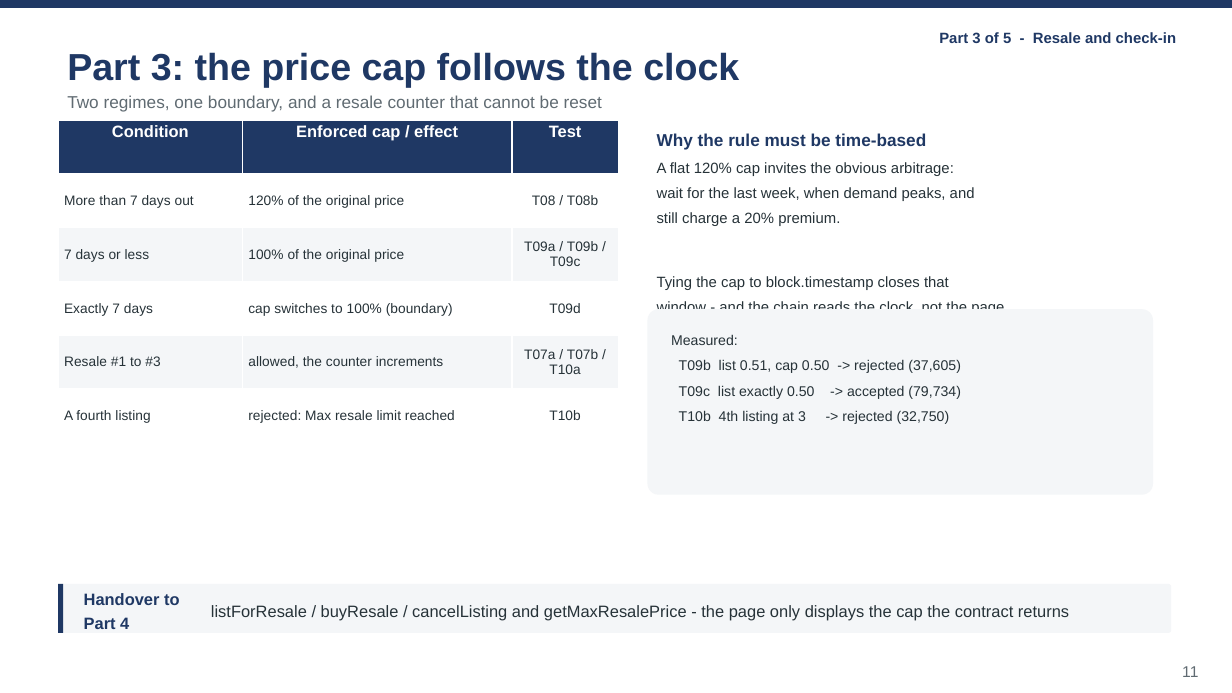
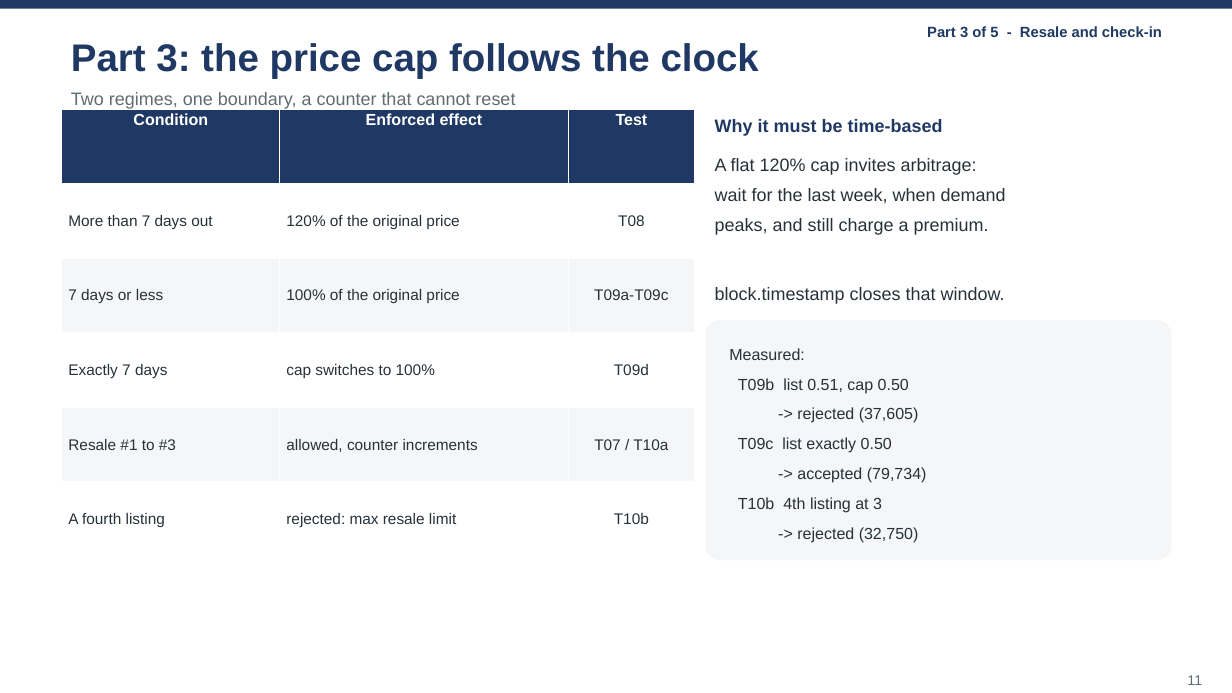
Before and after one commit to wangzai-dao/FTEC5520_AntiScalping, a slide deck: slide 11 of presentation/final_presentation.pptx. Drawn at 1232x693 pixels with LibreOffice and Linux fonts; fonts in the diff are those of the drawing. Boxes give left, top, right and bottom in pixels: in the first picture for what was removed or moved away, otherwise in the second. Text is boxed around its words. In the diff, an @@ line names an element or a change of style, - is before the commit and + after.

```diff
--- a/presentation/final_presentation.pptx
+++ b/presentation/final_presentation.pptx
@@ text "Part 3: the price cap ..." at [71,43,759,79]: size 29.3 to 30 pt; line spacing 1.25 to 1.15 @@
@@ text "Part 3 of 5 - ...": place and size @@
-text "Part 3 of 5 - ..." at [939,32,1176,43]
+text "Part 3 of 5 - ..." at [927,26,1162,37]
@@ text "Part 3 of 5 - ..." at [927,26,1162,37]: size 11.6 to 11.5 pt; line spacing 1.25 to 1.15 @@
@@ table at [62,109,695,556] @@
-row 1, column 2: Enforced cap / effect
+row 1, column 2: Enforced effect
-row 2, column 3: T08 / T08b
+row 2, column 3: T08
-row 3, column 3: T09a / T09b / T09c
+row 3, column 3: T09a-T09c
-row 4, column 2: cap switches to 100% (boundary)
+row 4, column 2: cap switches to 100%
-row 5, column 2: allowed, the counter increments
+row 5, column 2: allowed, counter increments
-row 5, column 3: T07a / T07b / T10a
+row 5, column 3: T07 / T10a
-row 6, column 2: rejected: Max resale limit reached
+row 6, column 2: rejected: max resale limit
@@ size 12.8 to 12.5 pt in "Condition", "Test" @@
@@ size 10.7 to 12 pt in "More than 7 days out", "120% of the original price", "7 days or less", "100% of the original price" and 5 more places @@
@@ table: place and size @@
-table at [58,120,619,443]
+table at [62,109,695,556]
@@ text at [71,92,515,109]: text changed; size 13.4 to 14 pt @@
-Two regimes, one boundary, and a resale counter that cannot be reset
+Two regimes, one boundary, a counter that cannot reset
@@ text at [715,119,943,136]: text changed; size 13.4 to 14 pt @@
-Why the rule must be time-based
+Why it must be time-based
@@ text at [715,158,1006,304]: text changed; size 11.6 to 14 pt @@
-A flat 120% cap invites the obvious arbitrage:
-wait for the last week, when demand peaks, and
-still charge a 20% premium.
-Tying the cap to block.timestamp closes that
-window - and the chain reads the clock, not the page.
+A flat 120% cap invites arbitrage:
+wait for the last week, when demand
+peaks, and still charge a premium.
+block.timestamp closes that window.
@@ rounded rectangle: place and size @@
-rounded rectangle at [648,310,1153,495]
+rounded rectangle at [706,320,1172,560]
@@ text "Measured:": place and size @@
-text "Measured:" at [671,334,961,424]
+text "Measured:" at [729,348,927,543]
@@ text at [729,348,805,360]: size 11 to 12.5 pt in "Measured:"; line spacing 1.5 to 1.55 @@
@@ text at [738,378,927,543]: text changed; size 11 to 12.5 pt @@
-T09b list 0.51, cap 0.50 -> rejected (37,605)
-T09c list exactly 0.50 -> accepted (79,734)
-T10b 4th listing at 3 -> rejected (32,750)
+T09b list 0.51, cap 0.50
+-> rejected (37,605)
+T09c list exactly 0.50
+-> accepted (79,734)
+T10b 4th listing at 3
+-> rejected (32,750)
@@ rounded rectangle removed at [58,584,1172,633] @@
@@ rectangle removed at [58,584,64,633] @@
@@ text removed at [84,593,179,629] @@
-Handover to Part 4
@@ text removed at [211,605,1069,621] @@
-listForResale / buyResale / cancelListing and getMaxResalePrice - the page only displays the cap the contract returns
@@ text "11": place and size @@
-text "11" at [1182,666,1198,677]
+text "11" at [1187,675,1202,685]
@@ text "11" at [1187,675,1202,685]: size 12.2 to 11 pt; line spacing 1.25 to 1.15 @@
```
Also in this commit, not shown: 22 other slides changed, 1 other file.
